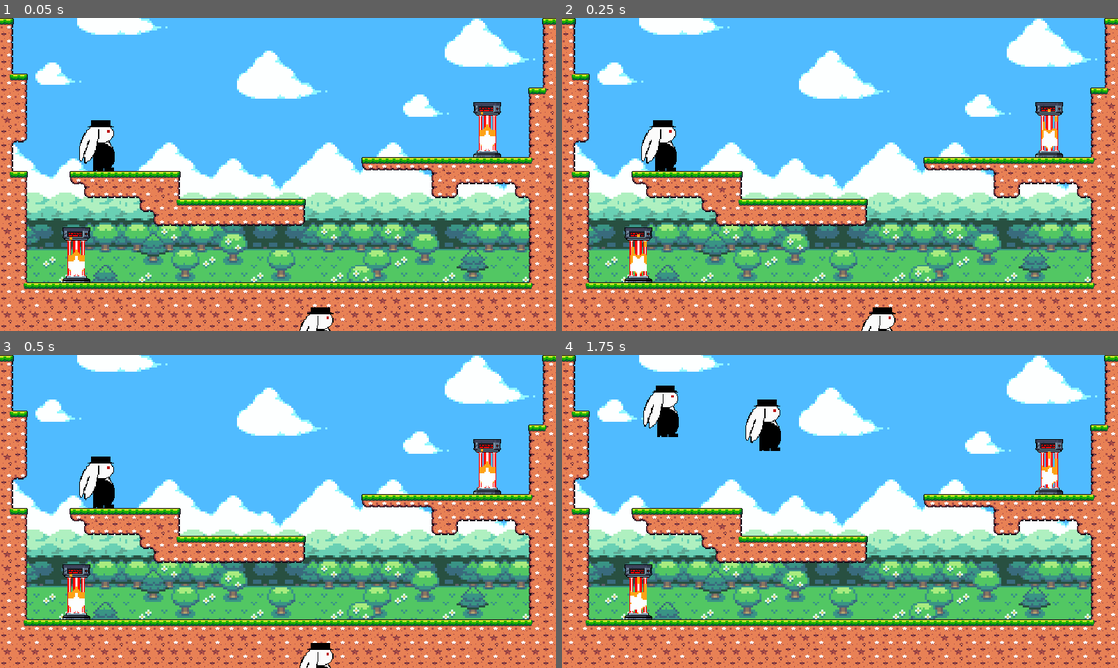
Above: before the commit, frames 1-4 (two rows, left to right).
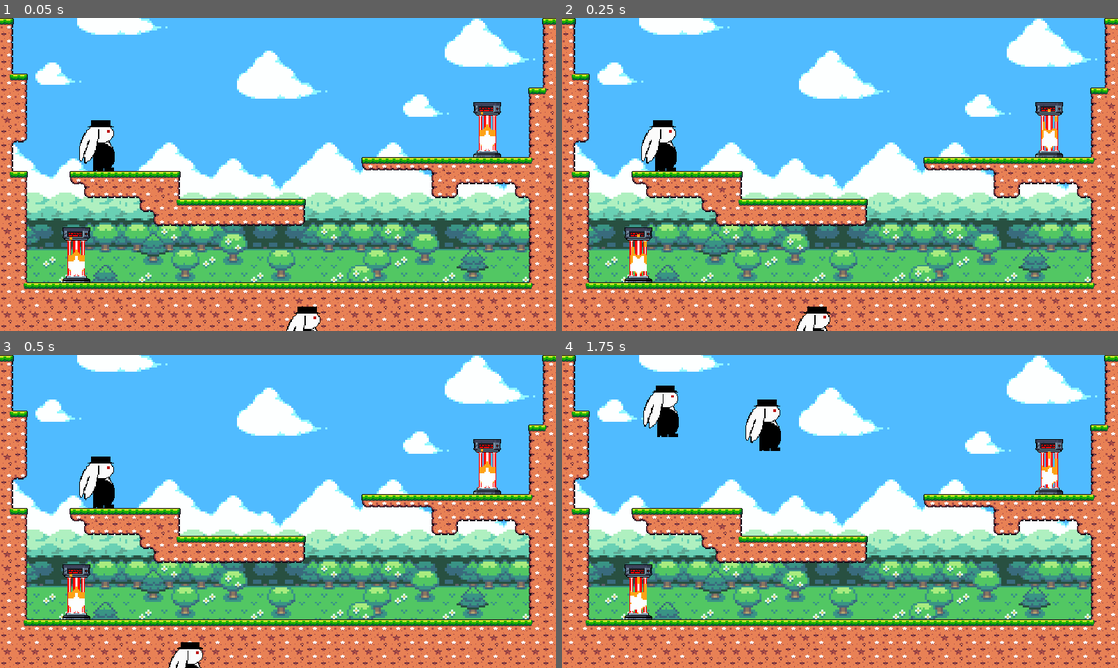
Above: after the commit, the same moments.

Repository: yddolem/CazuelaGaming
Game: Godot game, scene res://scenes/levels/level_1.tscn
The game is run twice, just before and just after one commit, with the same random seed, the same clock (stepped at 60 frames per second) and the same inputs. This scene is started directly instead of the project's main scene.
Inputs:
- Up to frame 1 (0.05 s): no input
- Up to frame 2 (0.25 s): no input
- Up to frame 3 (0.5 s): no input
- Up to frame 4 (1.75 s): tap Enter (ui_accept) at 0.5, 0.77, 1.52 s; hold Right (ui_right) from 0.53 s (still down); tap C at 0.6, 1.35 s

The runs differ from the first frame. In frame 1, 0.4% of the frame differs, in the area x 51-60%, y 92-100%; in frame 2, 0.7%; in frame 3, 0.8%, in the area x 30-60%, y 91-100%; in frame 4, nothing differs.

Commit message:
Señales conectadas al nivel

Diff:
--- a/cazuela gaming/assets/Foozle_2DT0001_Science_Fiction_Labs_Tileset/Traps/electric_turret.png.import
+++ b/cazuela gaming/scenes/actors/mecanica_2.0/main.gd
@@ -1,34 +1,29 @@
-[remap]
+extends Node2D
+var playerArrivedAtPortal = false
+var replicatorArrivedAtPortal = false
+var timer = 2
+var npcMoveSpeed = 300
+var path_follow
+# Called when the node enters the scene tree for the first time.
+func _ready():
+	path_follow=$Path2D/PathFollow2D
+# Called every frame. 'delta' is the elapsed time since the previous frame.
+func _physics_process(delta):
+	path_follow.progress+=npcMoveSpeed*delta
+	#Si uno llega al portal y el otro no
+	if portalAwaiting()==true:
+		timer-=delta
+	if timer >0:
+		print(timer)
+	if timer <=0:
+		print("Juego terminado")
 
-importer="texture"
-type="CompressedTexture2D"
-uid="uid://bubgso3nv8r5t"
-path="res://.godot/imported/electric_turret.png-5861525b6e2ae956756ecf53c6e58895.ctex"
-metadata={
-"vram_texture": false
-}
-
-[deps]
-
-source_file="res://assets/Foozle_2DT0001_Science_Fiction_Labs_Tileset/Traps/electric_turret.png"
-dest_files=["res://.godot/imported/electric_turret.png-5861525b6e2ae956756ecf53c6e58895.ctex"]
-
-[params]
-
-compress/mode=0
-compress/high_quality=false
-compress/lossy_quality=0.7
-compress/hdr_compression=1
-compress/normal_map=0
-compress/channel_pack=0
-mipmaps/generate=false
-mipmaps/limit=-1
-roughness/mode=0
-roughness/src_normal=""
-process/fix_alpha_border=true
-process/premult_alpha=false
-process/normal_map_invert_y=false
-process/hdr_as_srgb=false
-process/hdr_clamp_exposure=false
-process/size_limit=0
-detect_3d/compress_to=1
+func portalAwaiting():
+	if (playerArrivedAtPortal != replicatorArrivedAtPortal):
+		return  true
+	else:
+		return false
+func _on_player_player_arrived_at_portal():
+	playerArrivedAtPortal = true
+func _on_replicator_replicator_arrived_at_portal():
+	replicatorArrivedAtPortal = true
--- a/cazuela gaming/scenes/actors/mecanica_2.0/test_scene.tscn
+++ b/cazuela gaming/scenes/actors/mecanica_2.0/test_scene.tscn
@@ -1,6 +1,6 @@
 [gd_scene load_steps=6 format=3 uid="uid://bbbwjludaan6"]
 
-[ext_resource type="Script" path="res://scenes/actors/mecanica_2.0/test_scene.gd" id="1_hn3j2"]
+[ext_resource type="Script" path="res://scenes/actors/mecanica_2.0/main.gd" id="1_bbp1l"]
 [ext_resource type="PackedScene" uid="uid://mudxyunkpc3a" path="res://scenes/actors/Player.tscn" id="2_7x6ku"]
 [ext_resource type="PackedScene" uid="uid://cpgsmnualmc5f" path="res://scenes/actors/replicator.tscn" id="3_3uk7e"]
 [ext_resource type="PackedScene" uid="uid://dbic8qonshec4" path="res://scenes/actors/portal.tscn" id="6_ppwdi"]
@@ -13,7 +13,7 @@
 
 [node name="TestScene" type="Node2D"]
 position = Vector2(11, -344)
-script = ExtResource("1_hn3j2")
+script = ExtResource("1_bbp1l")
 metadata/_edit_group_ = true
 
 [node name="Platforms" type="StaticBody2D" parent="."]
--- a/cazuela gaming/scenes/levels/base_level.tscn
+++ b/cazuela gaming/scenes/levels/base_level.tscn
@@ -1,6 +1,7 @@
-[gd_scene load_steps=9 format=3 uid="uid://cd0oka5jlde3r"]
+[gd_scene load_steps=10 format=3 uid="uid://cd0oka5jlde3r"]
 
 [ext_resource type="Texture2D" uid="uid://bpqlnyftcvu0a" path="res://assets/Seasonal Tilesets/1 - Grassland/Terrain (16 x 16).png" id="1_s5you"]
+[ext_resource type="Script" path="res://scenes/actors/mecanica_2.0/main.gd" id="1_snbho"]
 [ext_resource type="Texture2D" uid="uid://c83viye0ideyi" path="res://assets/Seasonal Tilesets/2 - Autumn Forest/Terrain (16 x 16).png" id="2_urpm1"]
 [ext_resource type="PackedScene" uid="uid://dbic8qonshec4" path="res://scenes/actors/portal.tscn" id="3_rtft8"]
 [ext_resource type="PackedScene" uid="uid://mudxyunkpc3a" path="res://scenes/actors/Player.tscn" id="4_1psnr"]
@@ -561,6 +562,7 @@
 sources/1 = SubResource("TileSetAtlasSource_4br23")
 
 [node name="BaseLevel" type="Node2D"]
+script = ExtResource("1_snbho")
 
 [node name="TileMap" type="TileMap" parent="."]
 tile_set = SubResource("TileSet_x1s8q")
